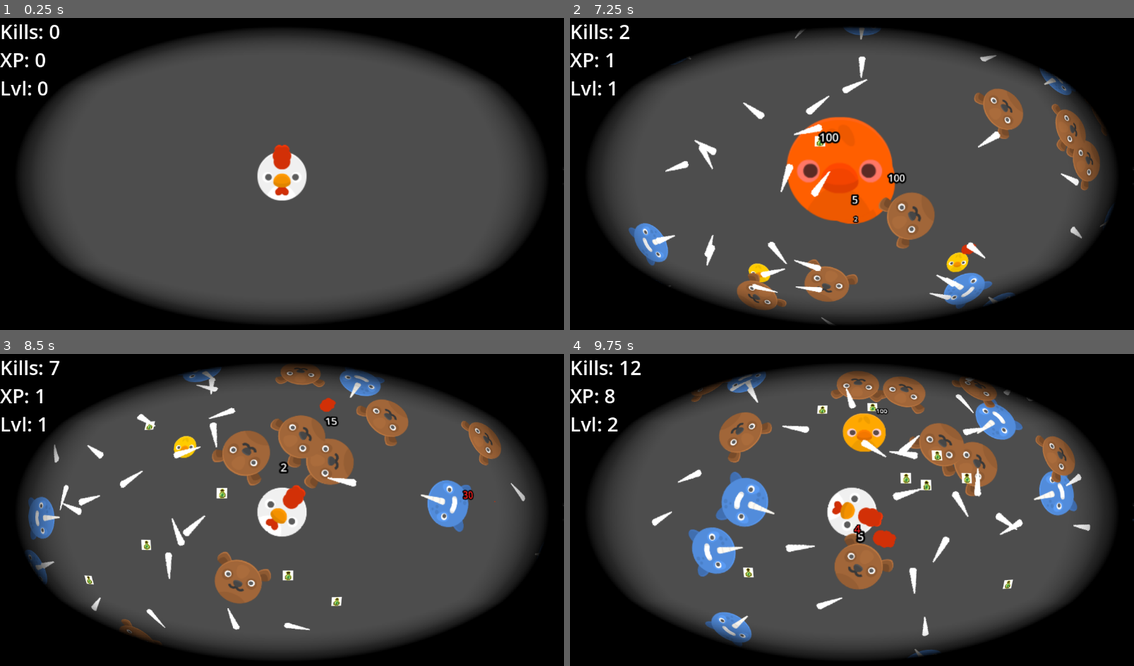
Above: before the commit, frames 1-4 (two rows, left to right).
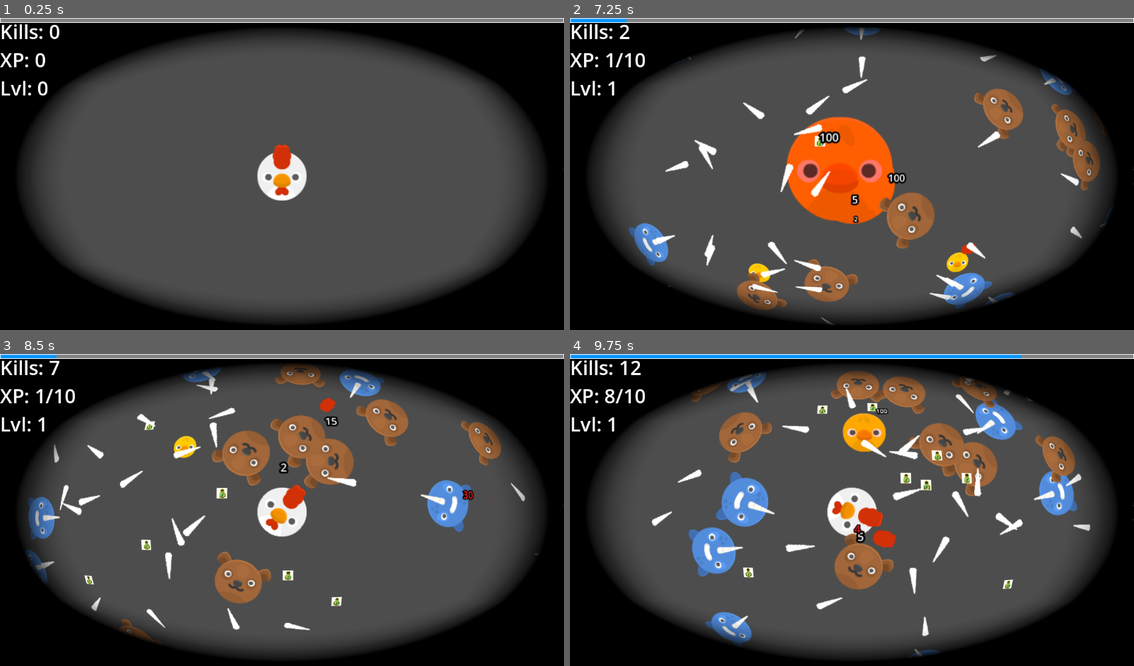
Above: after the commit, the same moments.

Repository: team-faucet/GMTK2024
Game: Godot game, scene res://main.tscn
The game is run twice, just before and just after one commit, with the same random seed, the same clock (stepped at 60 frames per second) and the same inputs.
Inputs (mouse positions are in pixels of both pictures, inside the frame that each line leads up to):
- Up to frame 1 (0.25 s): no input
- Up to frame 2 (7.25 s): tap Enter at 0.5 s; move the mouse to (976, 161) at 0.52 s; hold Right (ui_right) 0.53-1.28 s; click (976, 161) at 0.6 s; move the mouse to (739, 192) at 1.27 s; hold Down (ui_down) 1.28-2.03 s; right-click (739, 192) at 1.35 s; move the mouse to (908, 105) at 2.02 s; hold Right (ui_right) 2.03-2.78 s; click (908, 105) at 2.1 s; move the mouse to (823, 239) at 2.77 s; hold Up (ui_up) 2.78-3.53 s; right-click (823, 239) at 2.85 s; move the mouse to (1021, 223) at 3.52 s; hold Left (ui_left) 3.53-5.03 s; click (1021, 223) at 3.6 s; move the mouse to (682, 127) at 4.27 s; right-click (682, 127) at 4.35 s; move the mouse to (880, 177) at 5.02 s; hold Down (ui_down) 5.03-5.78 s; click (880, 177) at 5.1 s; move the mouse to (767, 96) at 5.77 s; hold Right (ui_right) 5.78-6.53 s; right-click (767, 96) at 5.85 s; move the mouse to (976, 161) at 6.52 s; hold Up (ui_up) from 6.53 s (still down); click (976, 161) at 6.6 s
- Up to frame 3 (8.5 s): move the mouse to (169, 528) at 7.27 s; release Up (ui_up) at 7.28 s; hold Right (ui_right) 7.28-8.03 s; right-click (169, 528) at 7.35 s; move the mouse to (338, 441) at 8.02 s; hold Down (ui_down) from 8.03 s (still down); click (338, 441) at 8.1 s
- Up to frame 4 (9.75 s): move the mouse to (823, 575) at 8.77 s; release Down (ui_down) at 8.78 s; hold Left (ui_left) 8.78-9.53 s; right-click (823, 575) at 8.85 s; move the mouse to (1021, 559) at 9.52 s; hold Up (ui_up) from 9.53 s (still down); click (1021, 559) at 9.6 s

The runs differ from the first frame. In frame 1, 1.6% of the frame differs, in the area x 0-100%, y 0-2%; in frame 2, 1.8%; in frame 3, 1.8%; in frame 4, 1.8%, in the area x 0-100%, y 0-25%.

Commit message:
Added simple HUD with XP progress bar

Diff:
--- a/Scripts/kill_count_label.gd
+++ b/Scripts/kill_count_label.gd
@@ -7,4 +7,4 @@
 	text = "Kills: 0\nXP: 0\nLvl: 0"
 
 func _on_stat_update():
-	text = "Kills: " + str(StatTracker.enemies_killed) + "\nXP: " + str(StatTracker.xp) + "\nLvl: " + str(StatTracker.lvl)
+	text = "Kills: " + str(StatTracker.enemies_killed) + "\nXP: " + str(StatTracker.xp_curr) + "/" + str(StatTracker.xp_next) + "\nLvl: " + str(StatTracker.lvl)
--- a/Scripts/stat_tracker.gd
+++ b/Scripts/stat_tracker.gd
@@ -5,15 +5,25 @@
 
 var enemies_killed : int = 0
 
-var xp : int = 0
 var lvl : int = 1
+
+var total_xp : int = 0
+var xp_curr : int = 0
+var xp_next : int = get_next_xp()
 
 func kill_enemy():
 	enemies_killed += 1
 	enemy_killed.emit()
 
 func gain_xp(xp_in : int) -> void:
-	xp += xp_in
-	if (lvl >= 0):
-		lvl = floor(sqrt(xp))
+	xp_curr += xp_in
+	total_xp += xp_in
+	if (xp_curr > xp_next):
+		lvl += 1
+		xp_curr = 0
+		xp_next = get_next_xp()
 	gained_xp.emit()
+
+
+func get_next_xp() -> int:
+	return 10 * sqrt(lvl)
--- /dev/null
+++ b/Scripts/xp_prog_bar.gd
@@ -0,0 +1,12 @@
+extends TextureProgressBar
+
+
+# Called when the node enters the scene tree for the first time.
+func _ready() -> void:
+	pass # Replace with function body.
+
+
+# Called every frame. 'delta' is the elapsed time since the previous frame.
+func _process(delta: float) -> void:
+	max_value = StatTracker.xp_next
+	value = StatTracker.xp_curr
--- a/Shaders/distort3.gdshader
+++ b/Shaders/distort3.gdshader
@@ -9,7 +9,7 @@
 uniform float effect_scale = 1.0;
 uniform float scale = 1.0;
 
-uniform sampler2D SCREEN_TEXTURE : hint_screen_texture, repeat_disable, filter_nearest;
+uniform sampler2D SCREEN_TEXTURE : hint_screen_texture, repeat_disable, filter_linear;
 
 vec2 distort(vec2 p) {
 	float d = length(p);
--- /dev/null
+++ b/UI/hud.tscn
@@ -0,0 +1,49 @@
+[gd_scene load_steps=5 format=3 uid="uid://cssbwlouopx56"]
+
+[ext_resource type="PackedScene" uid="uid://cwewglf2dgij" path="res://UI/kill_count_label.tscn" id="1_41w8i"]
+[ext_resource type="Script" path="res://Scripts/xp_prog_bar.gd" id="2_3vtjn"]
+[ext_resource type="Texture2D" uid="uid://1b43ll42ar8r" path="res://assets/BarBlank.png" id="2_k1fca"]
+[ext_resource type="Texture2D" uid="uid://b42jgb5gn7vo6" path="res://assets/BarProgress.png" id="3_5dy7v"]
+
+[node name="HUD" type="Control"]
+layout_mode = 3
+anchors_preset = 15
+anchor_right = 1.0
+anchor_bottom = 1.0
+grow_horizontal = 2
+grow_vertical = 2
+size_flags_horizontal = 3
+size_flags_vertical = 3
+
+[node name="KillCountLabel" parent="." instance=ExtResource("1_41w8i")]
+layout_mode = 1
+offset_right = 23.0
+offset_bottom = 55.0
+
+[node name="VBoxContainer" type="VBoxContainer" parent="."]
+layout_mode = 1
+anchors_preset = 15
+anchor_right = 1.0
+anchor_bottom = 1.0
+grow_horizontal = 2
+grow_vertical = 2
+
+[node name="Control" type="Control" parent="VBoxContainer"]
+layout_mode = 2
+
+[node name="XPProgBar" type="TextureProgressBar" parent="VBoxContainer/Control"]
+texture_filter = 1
+layout_mode = 1
+anchors_preset = 10
+anchor_right = 1.0
+offset_bottom = 10.0
+grow_horizontal = 2
+size_flags_vertical = 4
+nine_patch_stretch = true
+stretch_margin_left = 3
+stretch_margin_top = 3
+stretch_margin_right = 3
+stretch_margin_bottom = 3
+texture_under = ExtResource("2_k1fca")
+texture_progress = ExtResource("3_5dy7v")
+script = ExtResource("2_3vtjn")
--- a/main.tscn
+++ b/main.tscn
@@ -4,7 +4,7 @@
 [ext_resource type="PackedScene" uid="uid://cxmv5tq3abdm2" path="res://Entities/Enemies/narwhal.tscn" id="2_g56pr"]
 [ext_resource type="Script" path="res://Scripts/gamelogic.gd" id="3_8xds2"]
 [ext_resource type="PackedScene" uid="uid://btq50rc85pr5g" path="res://Entities/Enemies/bear.tscn" id="4_iwx7t"]
-[ext_resource type="PackedScene" uid="uid://cwewglf2dgij" path="res://UI/kill_count_label.tscn" id="5_i63ss"]
+[ext_resource type="PackedScene" uid="uid://cssbwlouopx56" path="res://UI/hud.tscn" id="5_xefw1"]
 
 [node name="Main" type="Node2D"]
 
@@ -18,4 +18,7 @@
 
 [node name="CanvasLayer" type="CanvasLayer" parent="."]
 
-[node name="KillCountLabel" parent="CanvasLayer" instance=ExtResource("5_i63ss")]
+[node name="HUD" parent="CanvasLayer" instance=ExtResource("5_xefw1")]
+anchors_preset = 15
+anchor_bottom = 1.0
+grow_vertical = 2
Binary file added: assets/BarBlank.png
Not shown, added: assets/BarBlank.png.import
Binary file added: assets/BarProgress.png
Not shown, added: assets/BarProgress.png.import
